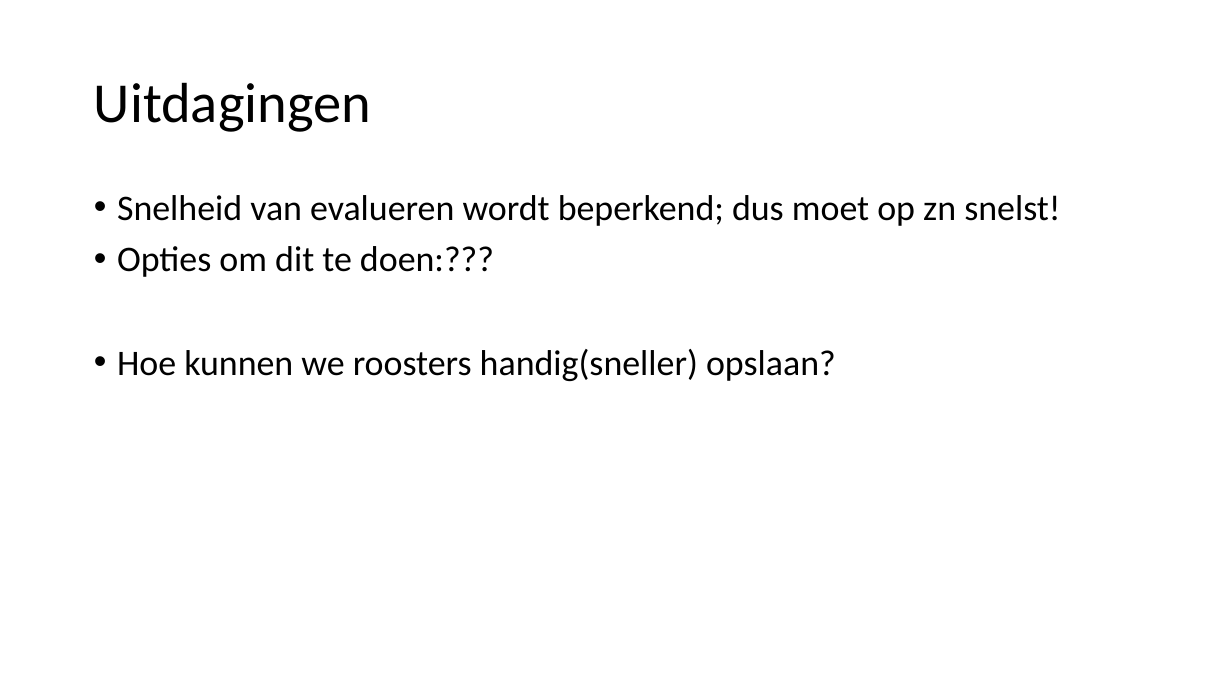
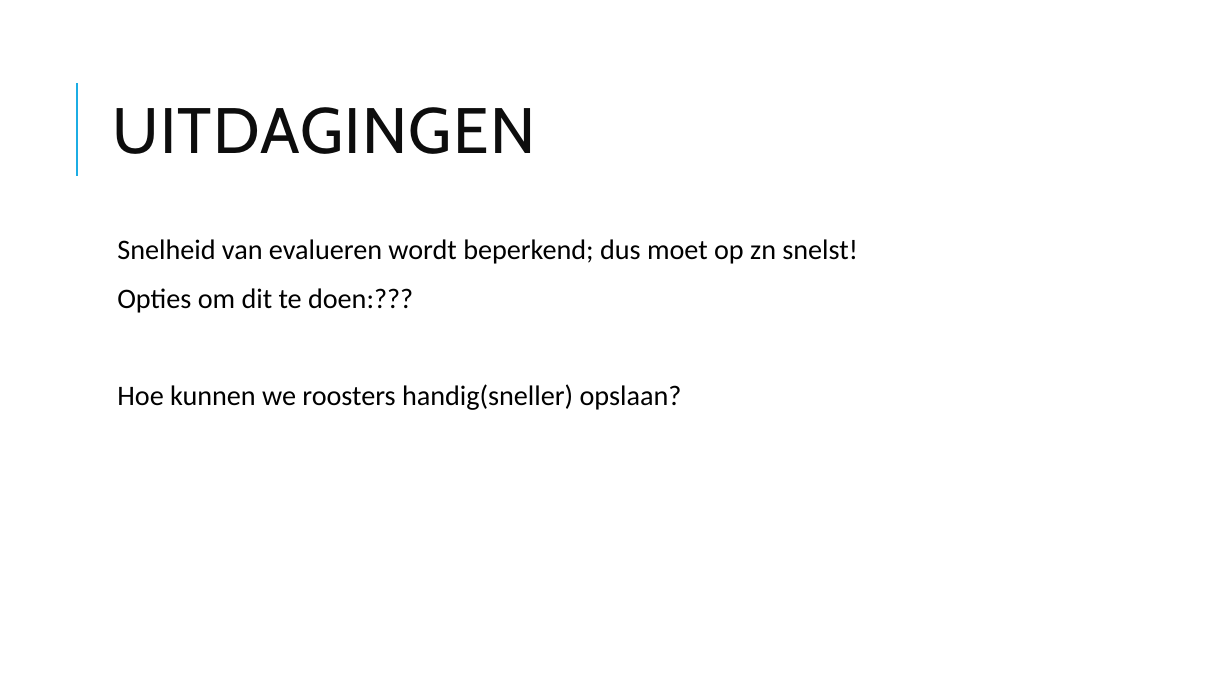
Before and after one commit to popoiopo/Heuristieken, a slide deck: slide 7 of voorstellen.pptx. Drawn at 1232x693 pixels with LibreOffice and Linux fonts; fonts in the diff are those of the drawing. Boxes give left, top, right and bottom in pixels: in the first picture for what was removed or moved away, otherwise in the second. Text is boxed around its words. In the diff, an @@ line names an element or a change of style, - is before the commit and + after.

```diff
--- a/voorstellen.pptx
+++ b/voorstellen.pptx
@@ line added from (77, 176) to (77, 83), #1CADE4 1.5 pt @@
@@ title at bbox=[113, 107, 535, 154]: text changed; size 44 to 50 pt; font Calibri to Cabin; text colour #000000 to #0D0D0D @@
-Uitdagingen
+UITDAGINGEN
@@ text "Snelheid van evalueren wordt beperkend; ...": place and size @@
-text "Snelheid van evalueren wordt beperkend; ..." at bbox=[117, 195, 1060, 381]
+text "Snelheid van evalueren wordt beperkend; ..." at bbox=[117, 239, 858, 410]
@@ text "Snelheid van evalueren wordt beperkend; ..." at bbox=[117, 239, 858, 410]: size 28 to 22 pt; bullet • to  ; more space between paragraphs @@
```
Also in this commit, not shown: 5 other slides changed, 1 slide added, 2 slides removed, 1 other file.
